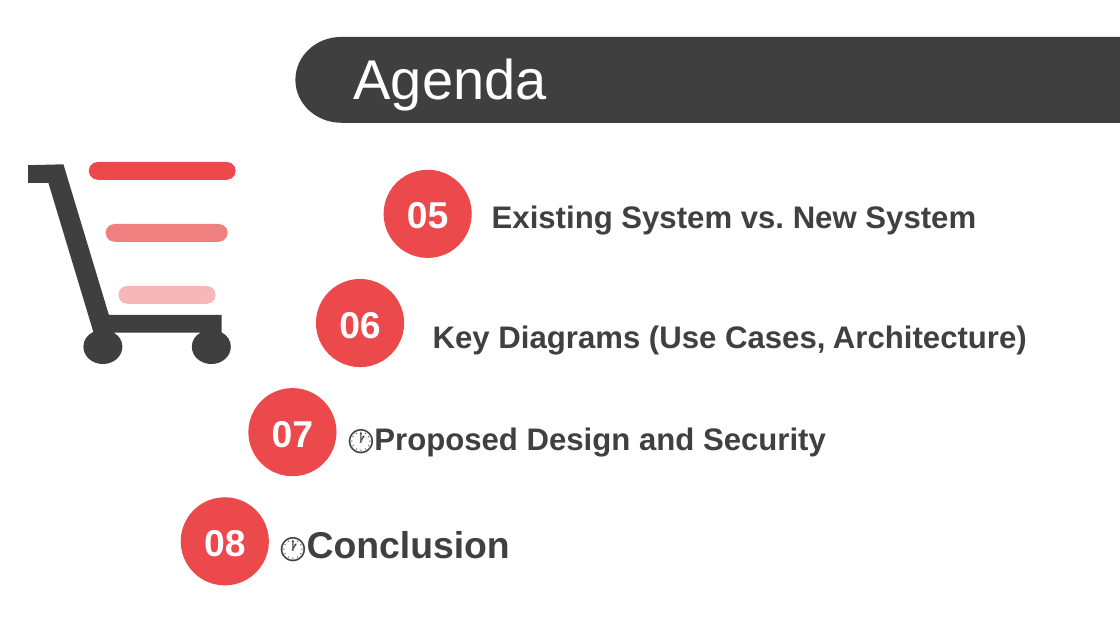
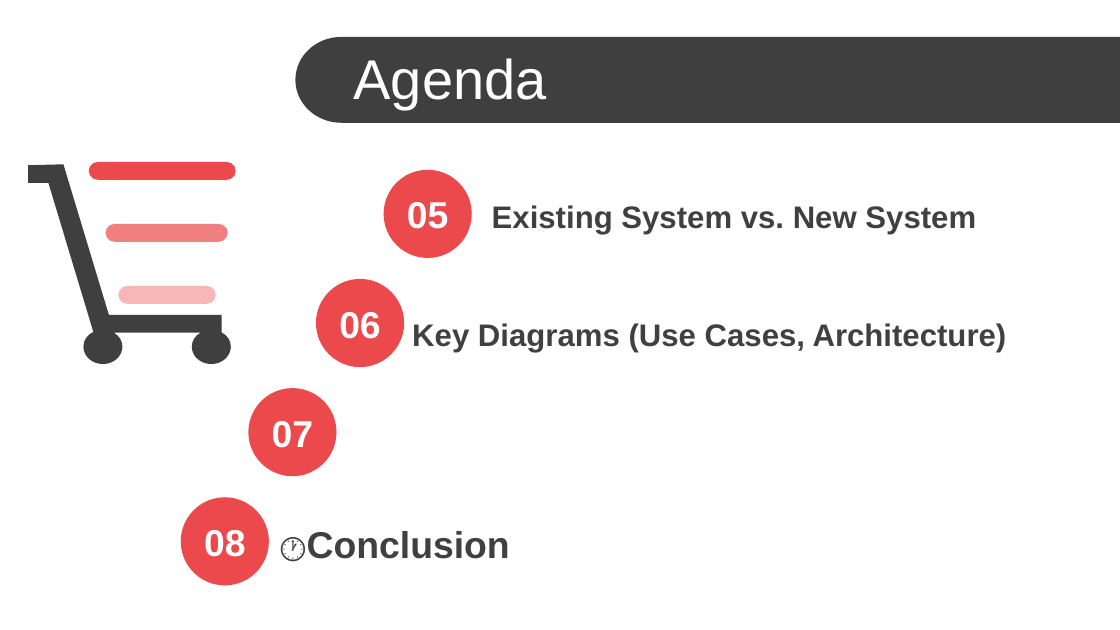
Before and after one commit to habtamuBahirdar/finalProjectDocs, a slide deck: slide 3 of presentation full 99.1.pptx. Drawn at 1120x630 pixels with LibreOffice and Linux fonts; fonts in the diff are those of the drawing; background and template pictures are left out. Boxes give left, top, right and bottom in pixels: in the first picture for what was removed or moved away, otherwise in the second. Text is boxed around its words. In the diff, an @@ line names an element or a change of style, - is before the commit and + after.

```diff
--- a/presentation full 99.1.pptx
+++ b/presentation full 99.1.pptx
@@ text "Key Diagrams (Use Cases, Architecture)": place and size @@
-text "Key Diagrams (Use Cases, Architecture)" at box(433, 325, 1027, 354)
+text "Key Diagrams (Use Cases, Architecture)" at box(412, 323, 1007, 352)
@@ text removed at box(374, 427, 826, 456) @@
-🕐Proposed Design and Security
```
Also in this commit, not shown: 6 other slides changed, 4 slides added, 9 slides removed, 6 other files.
